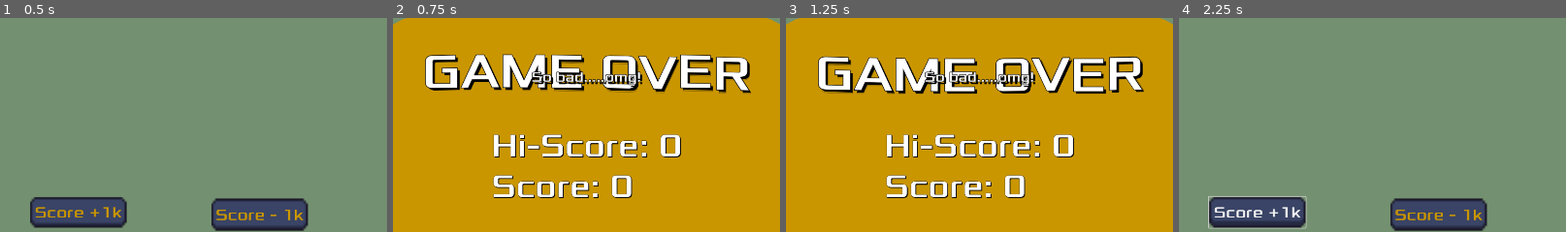
Above: before the commit, frames 1-4 (left to right).
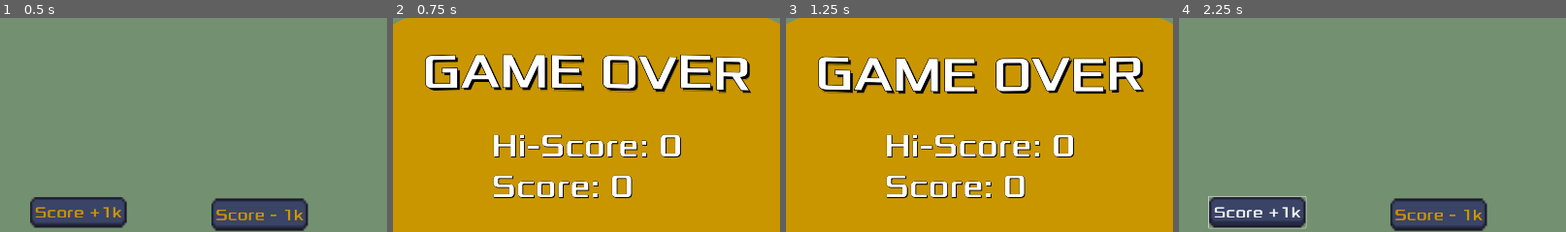
Above: after the commit, the same moments.

Repository: Gchahm/StickGame
Game: Godot game, scene res://Scene/main_score.tscn
Same seed, same stepped clock (60 frames per second), same inputs: the game is played once before the commit and once after it. This scene is started directly instead of the project's main scene.
Inputs:
- Up to frame 1 (0.5 s): no input
- Up to frame 2 (0.75 s): click "Game Over" at 0.5 s
- Up to frame 3 (1.25 s): no input
- Up to frame 4 (2.25 s): click "Retry" at 1.25 s; click "Score +1k" at 2 s
The pictures show only the part of the screen within x 25-75%, y 15-65%; the shares and areas given below are measured in that part.

Frame 1 is identical in both runs. In frame 2, 1.1% of the frame differs, in the area x 35-65%, y 24-33%; in frame 3, 1.1%; in frame 4, nothing differs.

Commit message:
High score alpha

Diff:
--- a/Menu.gd
+++ b/Menu.gd
@@ -21,5 +21,9 @@
 	get_tree().change_scene_to_file("res://Scene/Settings.tscn")
 
 
+func _on_high_score_pressed():
+	get_tree().change_scene_to_file("res://Scene/HighScore.tscn");
+
+
 func _on_quit_pressed():
 	get_tree().quit()
--- /dev/null
+++ b/Scene/HighScore.gd
@@ -0,0 +1,39 @@
+extends Node2D
+
+# Called when the node enters the scene tree for the first time.
+func _ready():
+	var scores = load_scores("user://scores.data")
+
+	for p in scores:
+		$Container/Table/FirstColumn/Names.text += "\n" + p[0]
+		$Container/Table/SecondColumn/Scores.text += "\n" + str(p[1])
+
+
+# Called every frame. 'delta' is the elapsed time since  the previous frame.
+func _process(delta):
+	pass
+
+
+func _on_back():
+	get_tree().change_scene_to_file("res://Scene/Menu.tscn")
+
+
+func load_scores(file_name: String):
+	var scores = []
+	var file = FileAccess.open(file_name, FileAccess.READ)
+
+	if file:
+		while !file.eof_reached():
+			var pair = file.get_csv_line()
+			if len(pair) == 2:
+				scores.append(pair)
+	else:
+		file = FileAccess.open(file_name, FileAccess.WRITE)
+		file.store_csv_line(PackedStringArray(["Denys", "1"]))
+
+	file.close()
+	scores.sort_custom(sort_scores)
+	return scores
+
+func sort_scores(a, b) -> bool:
+	return int(a[1]) > int(b[1])
--- /dev/null
+++ b/Scene/HighScore.tscn
@@ -0,0 +1,100 @@
+[gd_scene load_steps=9 format=3 uid="uid://3m84vnwc60ul"]
+
+[ext_resource type="Script" path="res://Scene/HighScore.gd" id="1_7i8bg"]
+[ext_resource type="Texture2D" uid="uid://dbv12i7f5jec8" path="res://Art/Background DALLE.png" id="2_hmvkd"]
+[ext_resource type="Shader" path="res://Scene/TitleShader.gdshader" id="3_5tytx"]
+[ext_resource type="Theme" uid="uid://bqko71y06oli4" path="res://Art/Themes/FontTheme.tres" id="4_x2tgs"]
+[ext_resource type="FontFile" uid="uid://bhpv1c7hykjgo" path="res://Art/fonts/Xolonium-Regular.ttf" id="5_djewn"]
+[ext_resource type="Theme" uid="uid://cgs71wm4c5bna" path="res://Art/Themes/ButtonTheme.tres" id="6_qxiy7"]
+
+[sub_resource type="ShaderMaterial" id="ShaderMaterial_3dvoq"]
+shader = ExtResource("3_5tytx")
+shader_parameter/height = 5.0
+shader_parameter/frequency = 5.0
+shader_parameter/speed = 5.0
+
+[sub_resource type="Theme" id="Theme_wwn5c"]
+resource_local_to_scene = true
+default_font = ExtResource("5_djewn")
+default_font_size = 50
+
+[node name="HighScore" type="Node2D"]
+script = ExtResource("1_7i8bg")
+
+[node name="BackgroundDalle" type="Sprite2D" parent="."]
+position = Vector2(961.2, 544.15)
+scale = Vector2(2.25594, 2.19501)
+texture = ExtResource("2_hmvkd")
+region_enabled = true
+region_rect = Rect2(34.1705, 223.173, 858.495, 501.827)
+
+[node name="Title" type="Label" parent="."]
+material = SubResource("ShaderMaterial_3dvoq")
+anchors_preset = 5
+anchor_left = 0.5
+anchor_right = 0.5
+offset_left = 318.0
+offset_right = 1599.0
+offset_bottom = 166.0
+grow_horizontal = 2
+theme = ExtResource("4_x2tgs")
+theme_override_colors/font_color = Color(0.79097, 0.589717, 1.15514e-06, 1)
+theme_override_colors/font_shadow_color = Color(0, 0, 0, 1)
+theme_override_constants/shadow_offset_x = 12
+theme_override_constants/shadow_offset_y = 12
+theme_override_constants/outline_size = 4
+theme_override_font_sizes/font_size = 135
+text = "High Score"
+horizontal_alignment = 1
+vertical_alignment = 1
+
+[node name="MarginContainer" type="MarginContainer" parent="."]
+offset_left = 1143.0
+offset_top = 855.0
+offset_right = 1479.0
+offset_bottom = 904.0
+scale = Vector2(1.8, 2.3)
+
+[node name="VBoxContainer" type="VBoxContainer" parent="MarginContainer"]
+layout_mode = 2
+theme = SubResource("Theme_wwn5c")
+theme_override_constants/separation = 25
+
+[node name="Back" type="Button" parent="MarginContainer/VBoxContainer"]
+layout_mode = 2
+theme = ExtResource("6_qxiy7")
+text = "Back"
+
+[node name="Container" type="MarginContainer" parent="."]
+offset_left = 145.0
+offset_top = 188.0
+offset_right = 1786.0
+offset_bottom = 807.0
+
+[node name="Table" type="HBoxContainer" parent="Container"]
+layout_mode = 2
+alignment = 1
+
+[node name="FirstColumn" type="VBoxContainer" parent="Container/Table"]
+layout_mode = 2
+
+[node name="Names" type="Label" parent="Container/Table/FirstColumn"]
+layout_mode = 2
+theme = ExtResource("4_x2tgs")
+theme_type_variation = &"HeaderLarge"
+theme_override_font_sizes/font_size = 64
+text = " "
+
+[node name="SecondColumn" type="VBoxContainer" parent="Container/Table"]
+custom_minimum_size = Vector2(32, 0)
+layout_mode = 2
+
+[node name="Scores" type="Label" parent="Container/Table/SecondColumn"]
+custom_minimum_size = Vector2(32, 0)
+layout_mode = 2
+theme = ExtResource("4_x2tgs")
+theme_type_variation = &"HeaderLarge"
+theme_override_font_sizes/font_size = 64
+text = " "
+
+[connection signal="pressed" from="MarginContainer/VBoxContainer/Back" to="." method="_on_back"]
--- a/Scene/Menu.tscn
+++ b/Scene/Menu.tscn
@@ -48,9 +48,9 @@
 layout_mode = 1
 anchors_preset = -1
 anchor_left = 0.0515625
-anchor_top = 0.341667
+anchor_top = 0.267593
 anchor_right = 0.310156
-anchor_bottom = 0.764008
+anchor_bottom = 0.74549
 offset_left = 21.0
 offset_right = -144.5
 offset_bottom = -279.129
@@ -72,10 +72,15 @@
 layout_mode = 2
 text = "Options"
 
+[node name="HighScore" type="Button" parent="MarginContainer/VBoxContainer"]
+layout_mode = 2
+text = "High Scores"
+
 [node name="Quit" type="Button" parent="MarginContainer/VBoxContainer"]
 layout_mode = 2
 text = "Quit"
 
 [connection signal="pressed" from="MarginContainer/VBoxContainer/Play" to="." method="_on_play_pressed"]
 [connection signal="pressed" from="MarginContainer/VBoxContainer/Options" to="." method="_on_options_pressed"]
+[connection signal="pressed" from="MarginContainer/VBoxContainer/HighScore" to="." method="_on_high_score_pressed"]
 [connection signal="pressed" from="MarginContainer/VBoxContainer/Quit" to="." method="_on_quit_pressed"]
--- a/Scene/game_over_screen.tscn
+++ b/Scene/game_over_screen.tscn
@@ -68,6 +68,7 @@
 vertical_alignment = 1
 
 [node name="MotivationalMessage" type="Label" parent="ColorRect/Panel"]
+visible = false
 layout_mode = 1
 anchors_preset = 8
 anchor_left = 0.5
@@ -125,6 +126,23 @@
 theme_override_font_sizes/font_size = 80
 text = "Hi-Score:"
 
+[node name="SaveContainer" type="HBoxContainer" parent="ColorRect/Panel"]
+visible = false
+layout_mode = 0
+offset_right = 40.0
+offset_bottom = 40.0
+scale = Vector2(0.840001, 1)
+
+[node name="TextEdit" type="TextEdit" parent="ColorRect/Panel/SaveContainer"]
+layout_mode = 2
+placeholder_text = "Your name"
+
+[node name="Save" type="Button" parent="ColorRect/Panel/SaveContainer"]
+layout_mode = 2
+theme = ExtResource("2_d7j4e")
+theme_override_font_sizes/font_size = 80
+text = "   Save   "
+
 [node name="HBox" type="HBoxContainer" parent="ColorRect/Panel"]
 layout_mode = 1
 anchors_preset = 7
@@ -151,5 +169,6 @@
 theme_override_font_sizes/font_size = 80
 text = "   Quit   "
 
+[connection signal="pressed" from="ColorRect/Panel/SaveContainer/Save" to="." method="_on_save_score"]
 [connection signal="pressed" from="ColorRect/Panel/HBox/Retry" to="." method="_on_retry_pressed"]
 [connection signal="pressed" from="ColorRect/Panel/HBox/Quit" to="." method="_on_quit_pressed"]
--- a/Scripts/game_over_screen.gd
+++ b/Scripts/game_over_screen.gd
@@ -1,4 +1,7 @@
 extends Control
+
+var _current_score
+var _scores
 
 var motivationalMessages = [
 	"You are worse than Igor at this!",
@@ -10,6 +13,7 @@
 func _ready():
 	var randomIndex = randi() % motivationalMessages.size()
 	var randomMessage = motivationalMessages[randomIndex]
+	$ColorRect/Panel/SaveContainer.visible = false
 	$ColorRect/Panel/MotivationalMessage.text = randomMessage
 
 func _on_retry_pressed():
@@ -18,6 +22,21 @@
 func _on_quit_pressed():
 	get_tree().quit()
 
-func display_scores (score, highscore):
+func set_scores(scores):
+	_scores = scores
+
+func display_scores(score, highscore):
+	_current_score = score
+
+	if score > highscore:
+		$ColorRect/Panel/SaveContainer.visible = true
+
 	$"ColorRect/Panel/VBox/High-Score".text = "Hi-Score: " + str(highscore)
 	$ColorRect/Panel/VBox/Score.text = "Score: " + str(score)
+
+func _on_save_score():
+	var file = FileAccess.open("user://scores.data", FileAccess.WRITE)
+	_scores.append(PackedStringArray(["Test" + str(_current_score), str(_current_score)]))
+	for s in _scores:
+		file.store_csv_line(s)
+	file.close()
--- a/Scripts/main_score.gd
+++ b/Scripts/main_score.gd
@@ -2,18 +2,16 @@
 
 var score: int = 0
 var level: int = 1
-var highscore
+#var highscore
+var scores
 var motivationalWords = ["Madonna", "Amazing", "Amoeba", "Unbeliveable", "So good!", "Chicken", "Aminoacid"]
 # Called when the node enters the scene tree for the first time.
 
 func _ready():
+	scores = load_scores()
+
 	$GameOverScreen.visible = false
-	var save_file = FileAccess.open("user://save.data", FileAccess.READ)
-	if save_file!=null:
-		highscore = save_file.get_32()
-	else:
-		highscore = 0
-		save_game()
+	$GameOverScreen.set_scores(scores)
 
 func _on_plus_score_pressed():
 	score += 100
@@ -32,30 +30,43 @@
 	print ("timer ended")
 	$ColorRect/TempMessage.visible = false
 
-
-
 func _on_minus_score_pressed():
 	score -= 1000
 	$ColorRect/MarginContainer/Fire/GPUParticles2D.process_material.initial_velocity_min -= 50
 	$ColorRect/MarginContainer/HBoxContainer/Score_Value.text = str(score)
 
-
 func _on_plus_level_pressed():
 	level += 1
 	$MarginContainer/HBoxContainer/Level_Value.text = str(level)
-
-func save_game():
-	var save_file = FileAccess.open("user://save.data", FileAccess.WRITE)
-	save_file.store_32(highscore)
 
 func _on_minus_level_pressed():
 	level -= 1
 	$MarginContainer/HBoxContainer/Level_Value.text = str(level)
 
 func _on_game_over_pressed():
-	if score > highscore:
-		highscore = score
-	$GameOverScreen.display_scores(score, highscore)
+	var high_score = int(scores[0][1])
 
-	save_game()
+	$GameOverScreen.display_scores(score, high_score)
 	$GameOverScreen.visible = true
+
+
+func load_scores():
+	var scores = []
+	var file = FileAccess.open("user://scores.data", FileAccess.READ)
+
+	if file:
+		while !file.eof_reached():
+			var pair = file.get_csv_line()
+			if len(pair) == 2:
+				scores.append(pair)
+	else:
+		print("Create new file")
+		file = FileAccess.open("user://scores.data", FileAccess.WRITE)
+		scores.append(["Noob", "0"])
+
+	file.close()
+	scores.sort_custom(sort_scores)
+	return scores
+
+func sort_scores(a, b) -> bool:
+	return int(a[1]) > int(b[1])
